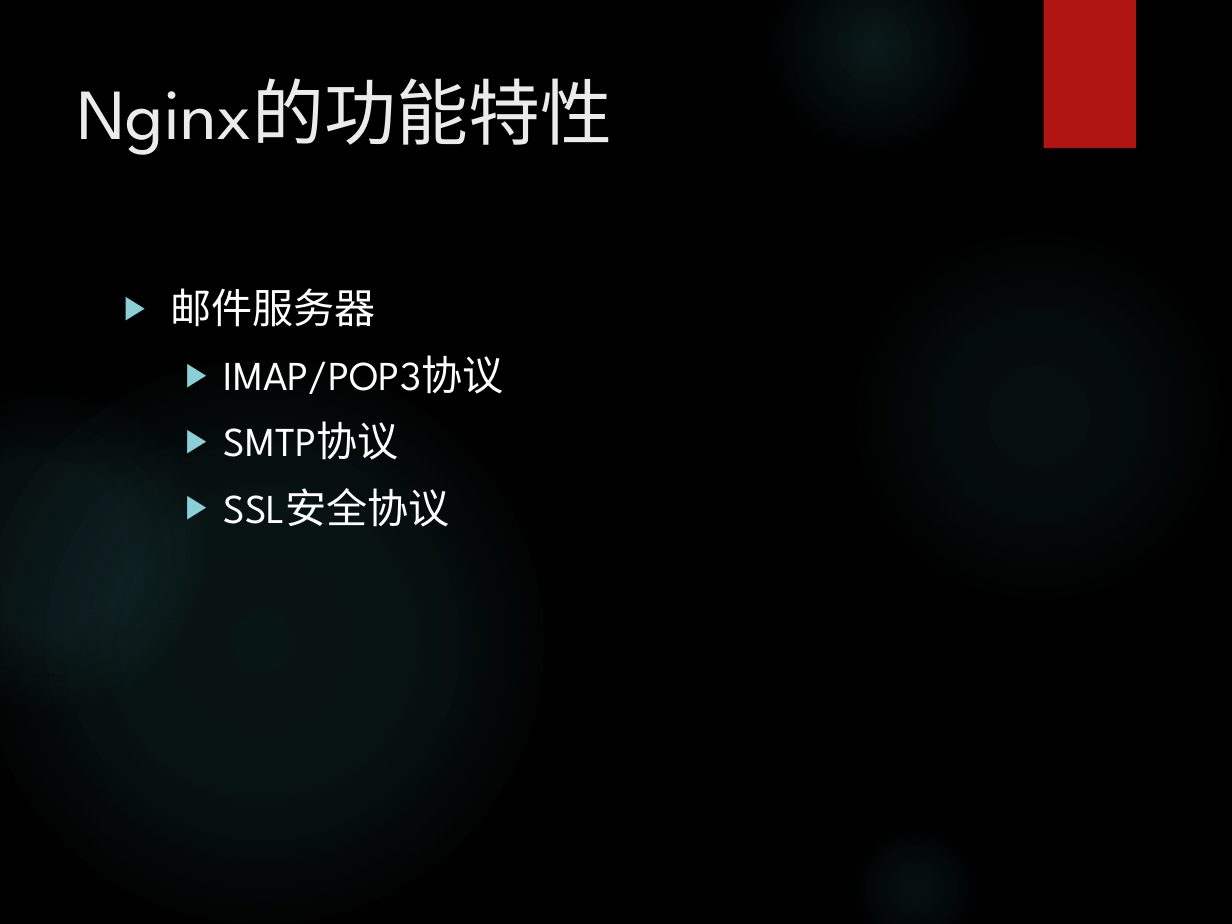
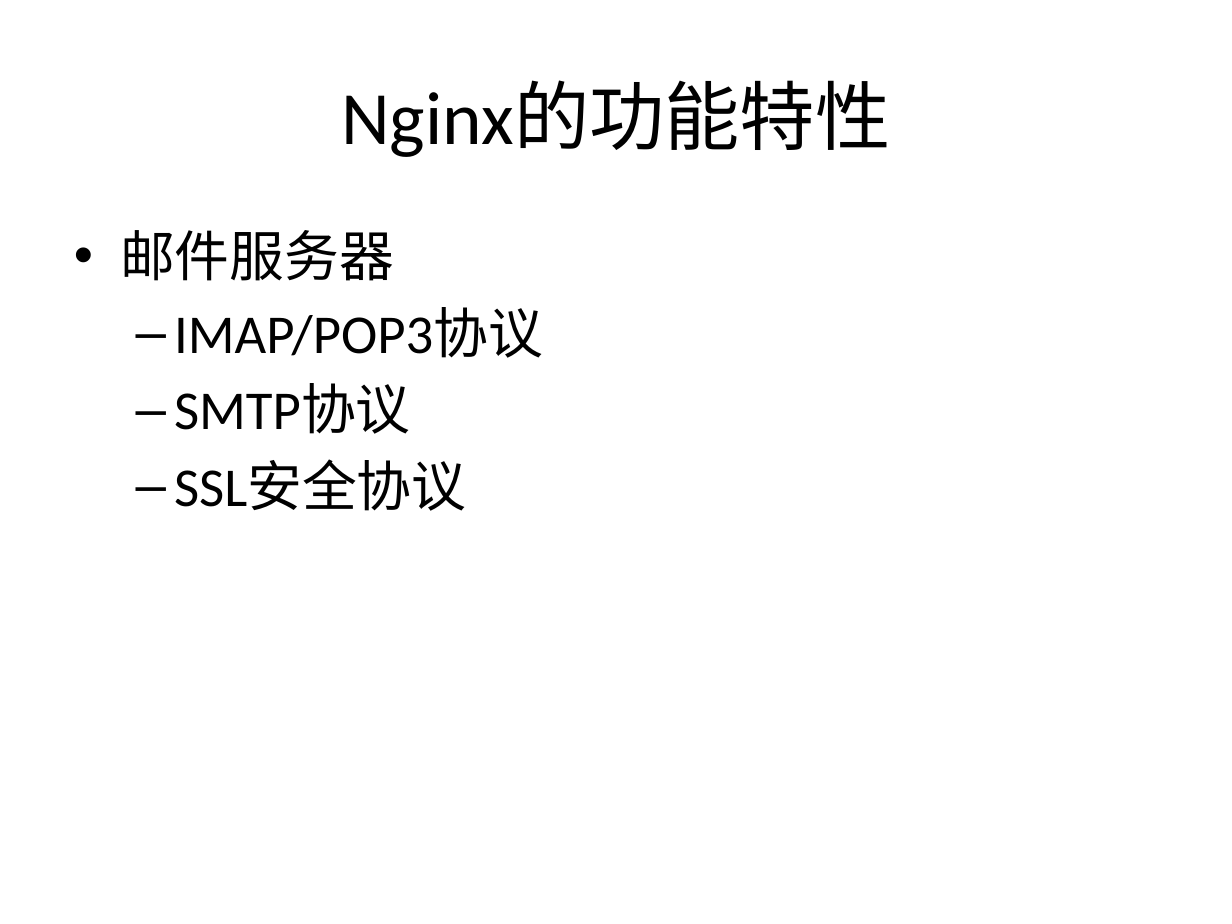
Before and after one commit to bhsei/16TeamC, a slide deck: slide 7 of 2.项目PPT/需求2.0PPT.pptx. Drawn at 1232x924 pixels with LibreOffice and Linux fonts; fonts in the diff are those of the drawing; background and template pictures are left out. Boxes give left, top, right and bottom in pixels: in the first picture for what was removed or moved away, otherwise in the second. Text is boxed around its words. In the diff, an @@ line names an element or a change of style, - is before the commit and + after.

Commit message:
6-添加非功能需求到PPT中

```diff
--- a/2.项目PPT/需求2.0PPT.pptx
+++ b/2.项目PPT/需求2.0PPT.pptx
@@ background picture (left out) to #FFFFFF @@
@@ ellipse removed at box(766, 0, 982, 154) @@
@@ rectangle removed at box(1044, 0, 1136, 148) @@
@@ title "Nginx的功能特性": place and size @@
-title "Nginx的功能特性" at box(78, 78, 612, 155)
+title "Nginx的功能特性" at box(341, 81, 890, 157)
@@ title "Nginx的功能特性" at box(341, 81, 890, 157): size 42 to 44 pt, font League Spartan to Calibri, text colour #EBEBEB to #000000; alignment left to centre; vertical alignment top to middle @@
@@ text "邮件服务器": place and size @@
-text "邮件服务器" at box(170, 288, 503, 527)
+text "邮件服务器" at box(120, 230, 543, 511)
@@ text "邮件服务器" at box(120, 230, 543, 511): size 24 to 32 pt, font League Spartan to Calibri, text colour #FFFFFF to #000000; bullet ▶ to •; less space between paragraphs; bullet ▶ to – @@
@@ ellipse removed at box(849, 225, 1228, 605) @@
@@ ellipse removed at box(0, 360, 543, 924) @@
@@ ellipse removed at box(0, 391, 205, 708) @@
@@ ellipse removed at box(849, 822, 982, 924) @@
```
Also in this commit, not shown: 10 other slides changed, 2 slides added.
